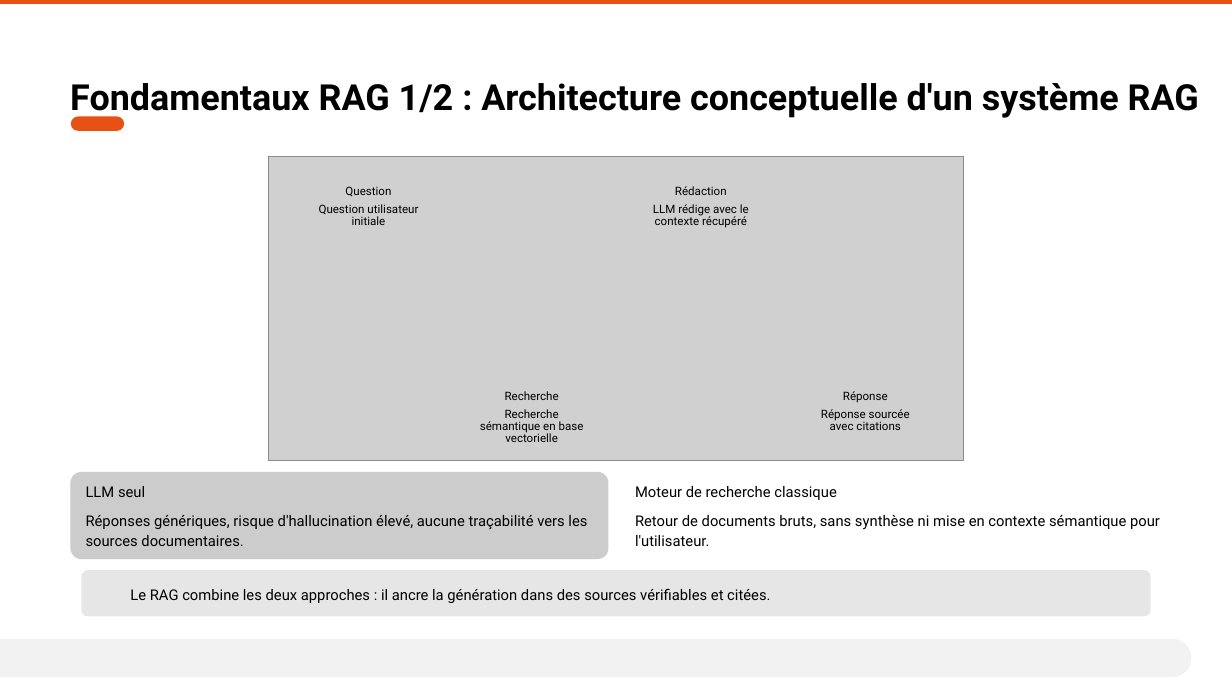
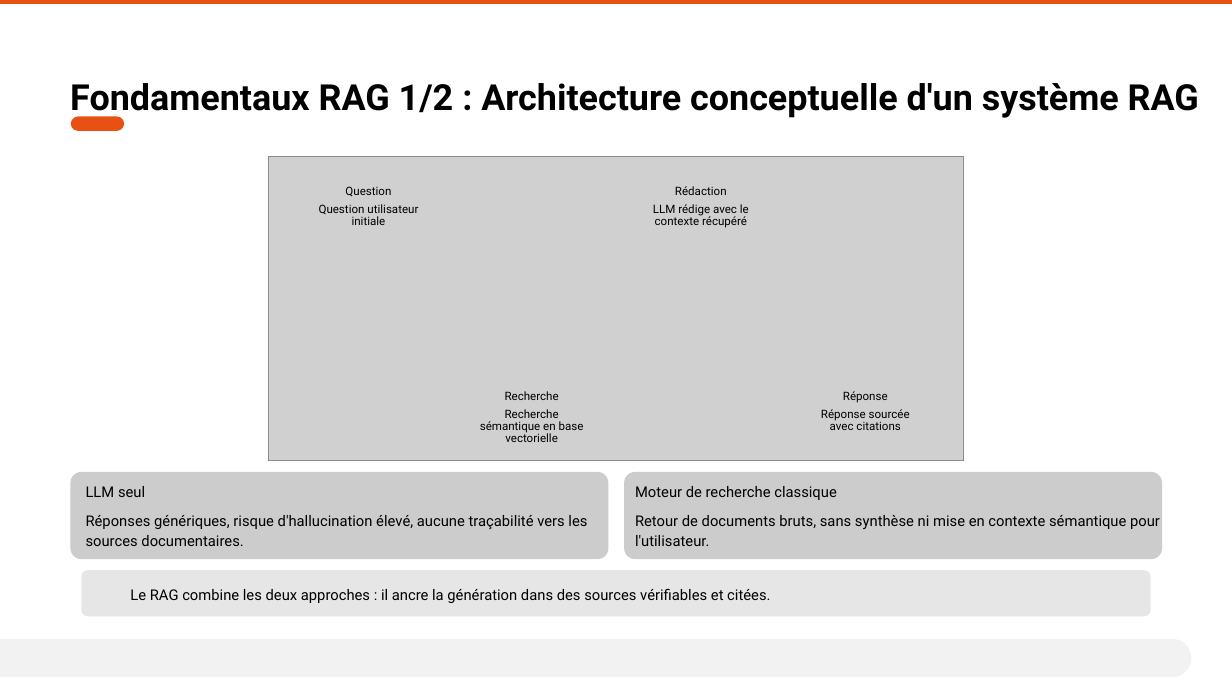
Before and after one commit to AurelienLELEU/memoire, a slide deck: slide 4 of Évaluer la cohérence et la fiabilité d'un système RAG en contexte industriel critique.pptx. Drawn at 1232x693 pixels with LibreOffice and Linux fonts; fonts in the diff are those of the drawing; grey boxes stand for pictures; background and template pictures are left out. Boxes give left, top, right and bottom in pixels: in the first picture for what was removed or moved away, otherwise in the second. Text is boxed around its words. In the diff, an @@ line names an element or a change of style, - is before the commit and + after.

```diff
--- a/Évaluer la cohérence et la fiabilité d'un système RAG en contexte industriel critique.pptx
+++ b/Évaluer la cohérence et la fiabilité d'un système RAG en contexte industriel critique.pptx
@@ rounded rectangle added at (625,472,1163,559), fill #CCCCCC @@
```
Also in this commit, not shown: 6 other slides changed, 2 other files.
